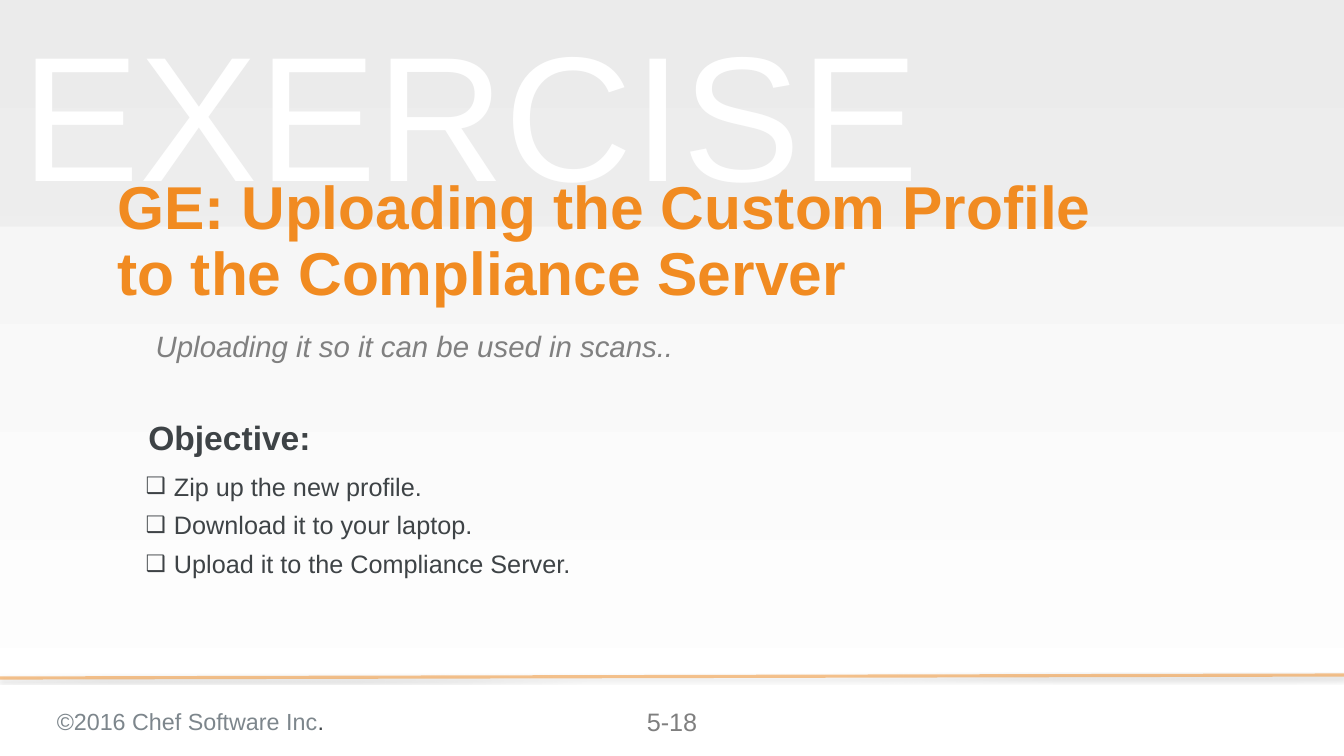
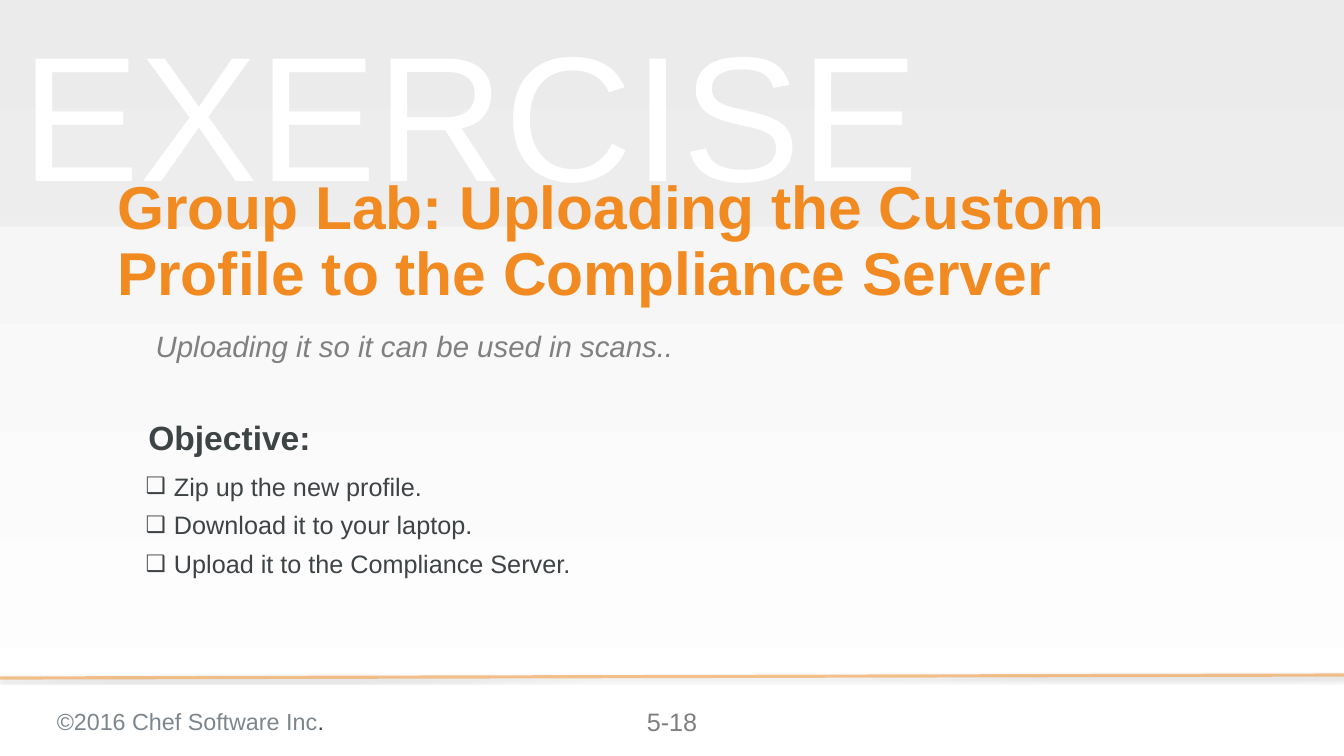
Before and after one commit to bchamby/chef-compliance-installation-configuration-operation, a slide deck: slide 18 of 05-creating-custom-profiles.pptx. Drawn at 1344x756 pixels with LibreOffice and Linux fonts; fonts in the diff are those of the drawing; background and template pictures are left out. Boxes give left, top, right and bottom in pixels: in the first picture for what was removed or moved away, otherwise in the second. Text is boxed around its words. In the diff, an @@ line names an element or a change of style, - is before the commit and + after.

```diff
--- a/05-creating-custom-profiles.pptx
+++ b/05-creating-custom-profiles.pptx
@@ title at (117, 185, 1104, 305): text changed @@
-GE: Uploading the Custom Profile to the Compliance Server
+Group Lab: Uploading the Custom Profile to the Compliance Server
```
Also in this commit, not shown: 25 other slides changed, 1 other file.
